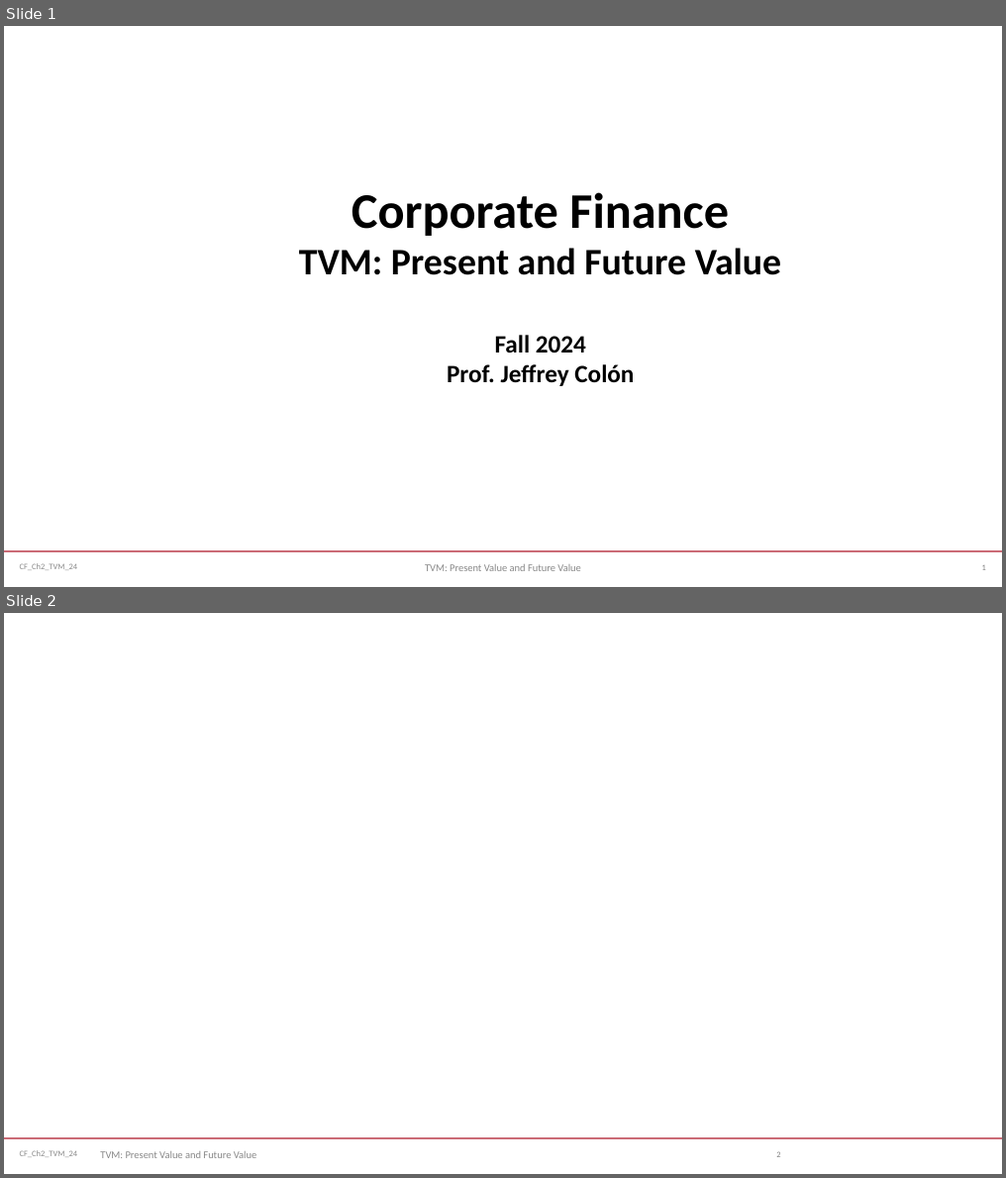
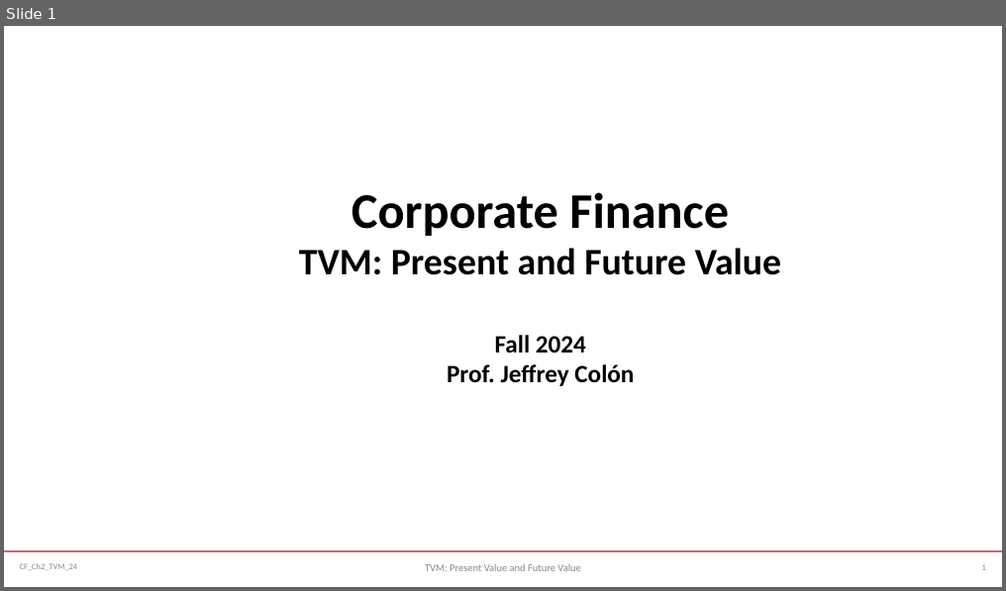
Before and after one commit to jmc877/Corporate-Finance, a slide deck: slides/CF_Ch2_TVM_24.pptx. Shown one above the other, each under a label of ours: slides 1 and 2 before the commit, slide 1 after it. The pictures are 1006x1178 and 1006x591 pixels, drawn with LibreOffice and Linux fonts; fonts in the diff are those of the drawing. Boxes give left, top, right and bottom in pixels: in the first picture for what was removed or moved away, otherwise in the second. Text is boxed around its words. In the diff, an @@ line names an element or a change of style, - is before the commit and + after.

```diff
--- a/slides/CF_Ch2_TVM_24.pptx
+++ b/slides/CF_Ch2_TVM_24.pptx
@@ slide 2 removed at <box>4,613,1002,1174</box>, background #FFFFFF; not listed: 2 template elements that a slide beside it also shows @@
@@ text removed at <box>100,1152,256,1158</box> @@
-TVM: Present Value and Future Value
@@ page number removed at <box>776,1152,780,1157</box> @@
-2
```
Also in this commit, not shown: 1 slide changed.
